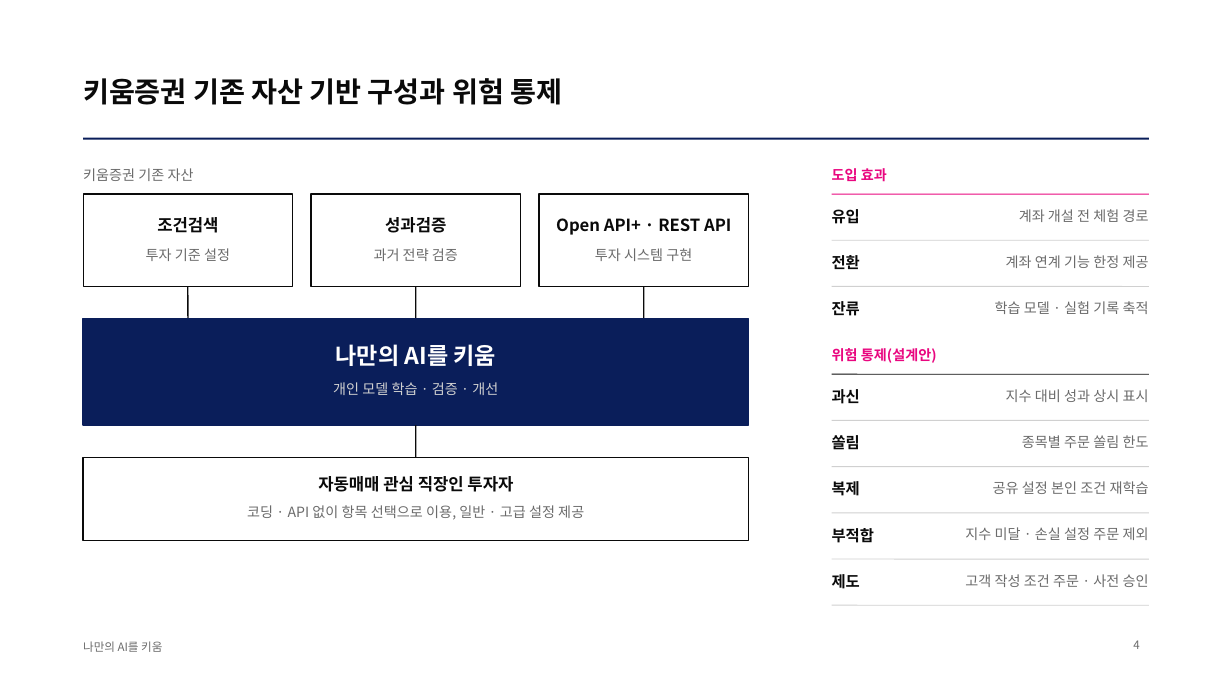
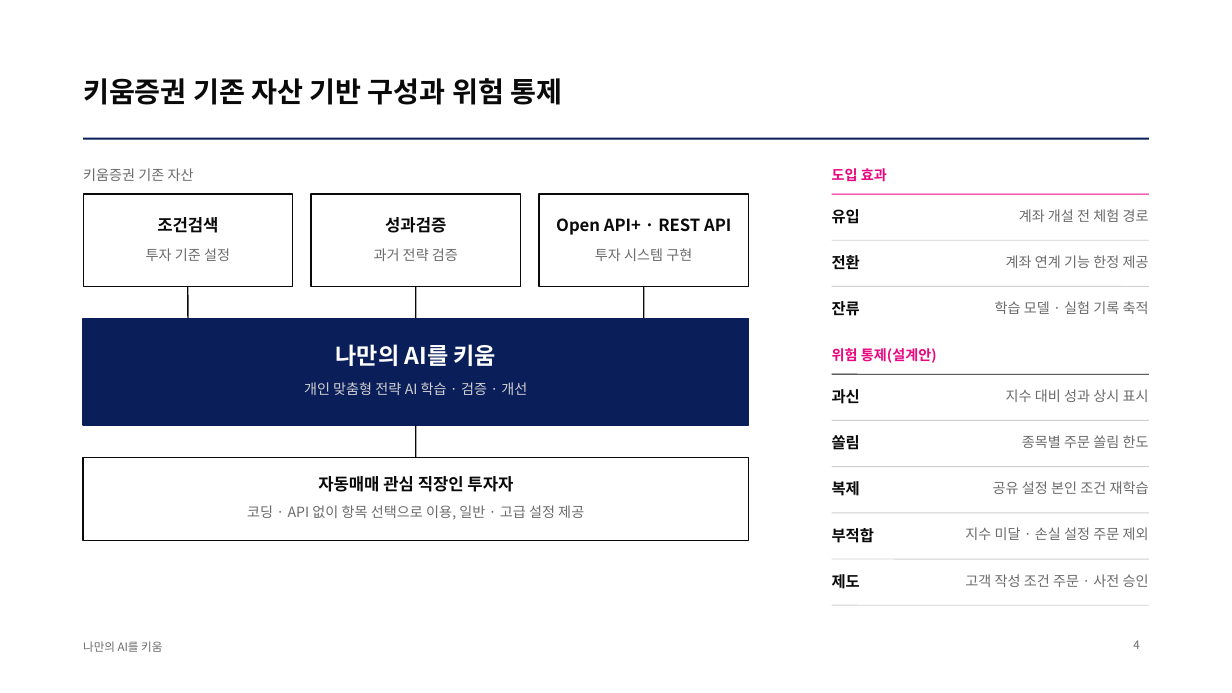
Before and after one commit to kjhoeakjy/why-kw, a slide deck: slide 4 of docs/deck/WhyKiwoom_AI_FACTORY.pptx. Drawn at 1232x693 pixels with LibreOffice and Linux fonts; fonts in the diff are those of the drawing; background and template pictures are left out. Boxes give left, top, right and bottom in pixels: in the first picture for what was removed or moved away, otherwise in the second. Text is boxed around its words. In the diff, an @@ line names an element or a change of style, - is before the commit and + after.

```diff
--- a/docs/deck/WhyKiwoom_AI_FACTORY.pptx
+++ b/docs/deck/WhyKiwoom_AI_FACTORY.pptx
@@ text at bbox=[304, 382, 527, 395]: text changed @@
-개인 모델 학습 · 검증 · 개선
+개인 맞춤형 전략 AI 학습 · 검증 · 개선
```
Also in this commit, not shown: 3 other slides changed, 5 other files.
